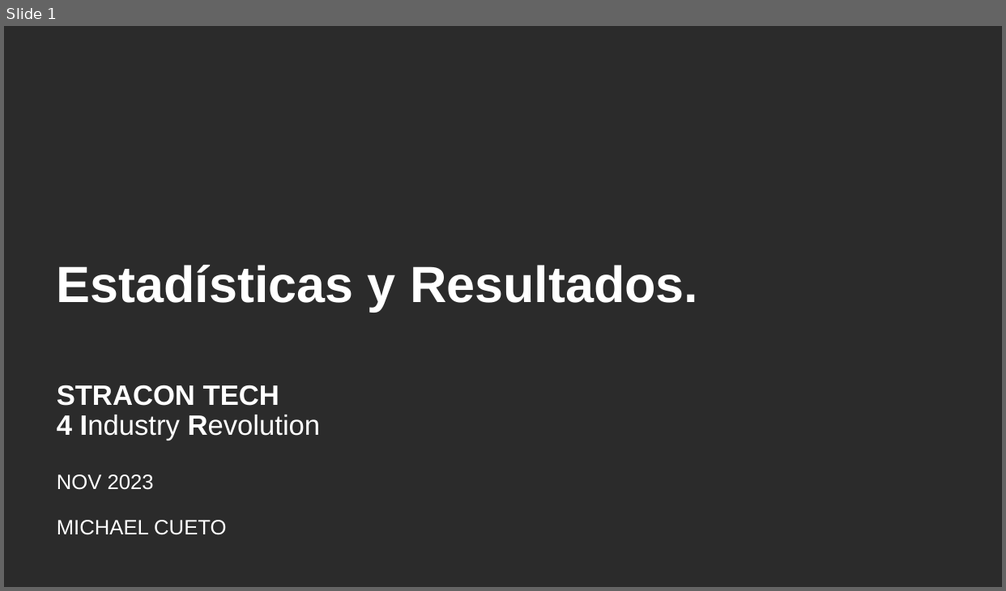
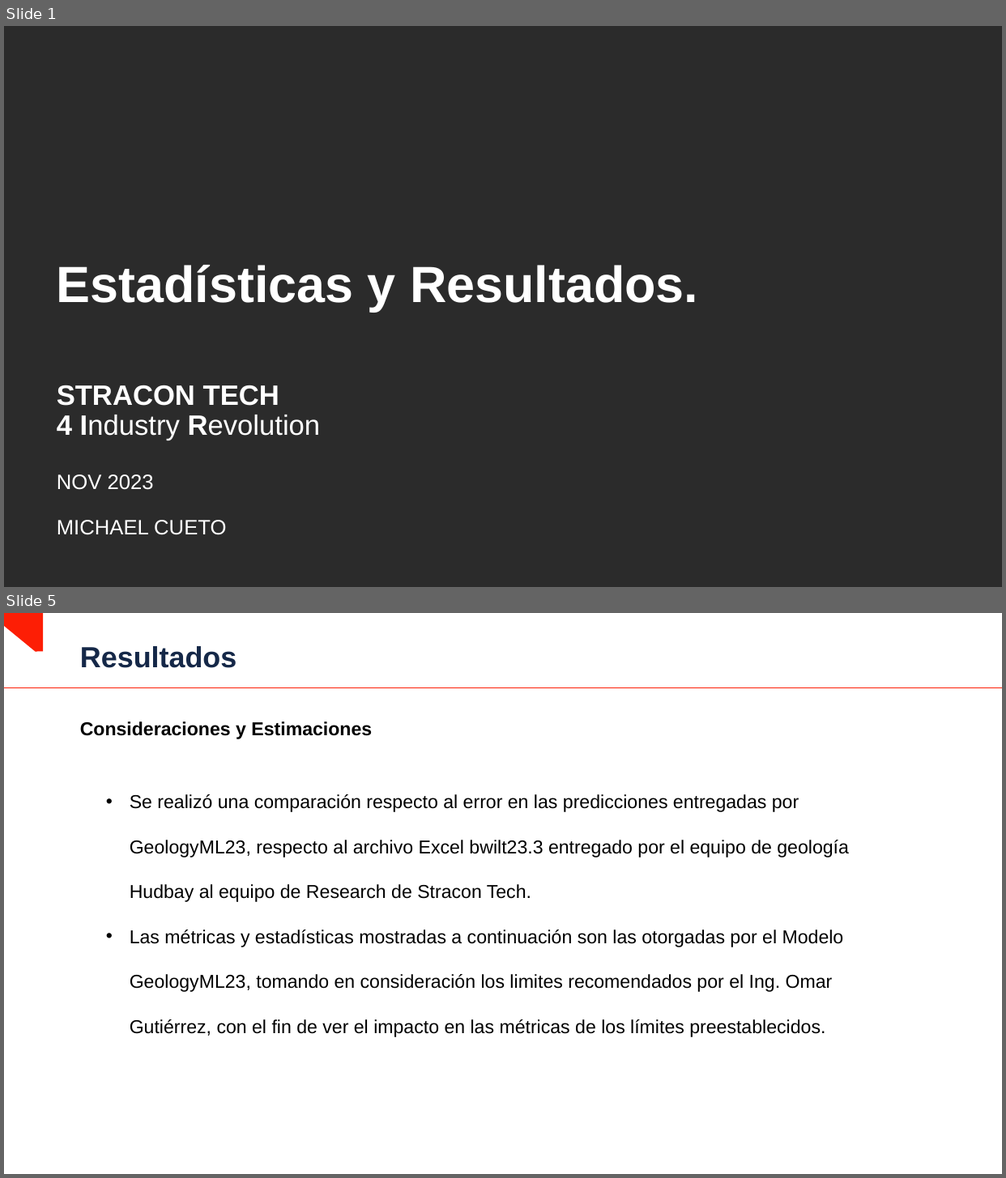
Before and after one commit to MichaelCueto/GeologyML23, a slide deck: 01_Analisis/Estadisticas y Resultados.pptx. Shown one above the other, each under a label of ours: slide 1 before the commit, slides 1 and 5 after it; the slides between them are not shown. The pictures are 1006x591 and 1006x1178 pixels, drawn with LibreOffice and Linux fonts; fonts in the diff are those of the drawing; background and template pictures are left out; a plain dark background stands for a picture behind light text. Boxes give left, top, right and bottom in pixels: in the first picture for what was removed or moved away, otherwise in the second. Text is boxed around its words. In the diff, an @@ line names an element or a change of style, - is before the commit and + after.

```diff
--- a/01_Analisis/Estadisticas y Resultados.pptx
+++ b/01_Analisis/Estadisticas y Resultados.pptx
@@ slide 5 added at (x1=4, y1=613, x2=1002, y2=1174), background #FFFFFF @@
@@ freeform shape added at (x1=4, y1=613, x2=43, y2=651), fill #FD1E05 @@
@@ title added at (x1=80, y1=646, x2=236, y2=668), 28 pt, text #152848, bold @@
+Resultados
@@ line added from (4, 688) to (1002, 688), #FD1E05 0.5 pt @@
@@ text added at (x1=80, y1=722, x2=372, y2=739), 18 pt, text #000000, bold @@
+Consideraciones y Estimaciones
@@ text added at (x1=130, y1=794, x2=849, y2=1037), 18 pt, text #000000 @@
+• Se realizó una comparación respecto al error en las predicciones entregadas por GeologyML23, respecto al archivo Excel bwilt23.3 entregado por el equipo de geología Hudbay al equipo de Research de Stracon Tech.
+• Las métricas y estadísticas mostradas a continuación son las otorgadas por el Modelo GeologyML23, tomando en consideración los limites recomendados por el Ing. Omar Gutiérrez, con el fin de ver el impacto en las métricas de los límites preestablecidos.
```
Also in this commit, not shown: 2 slides changed, 3 other slides added, 5 slides removed, 11 other files.
